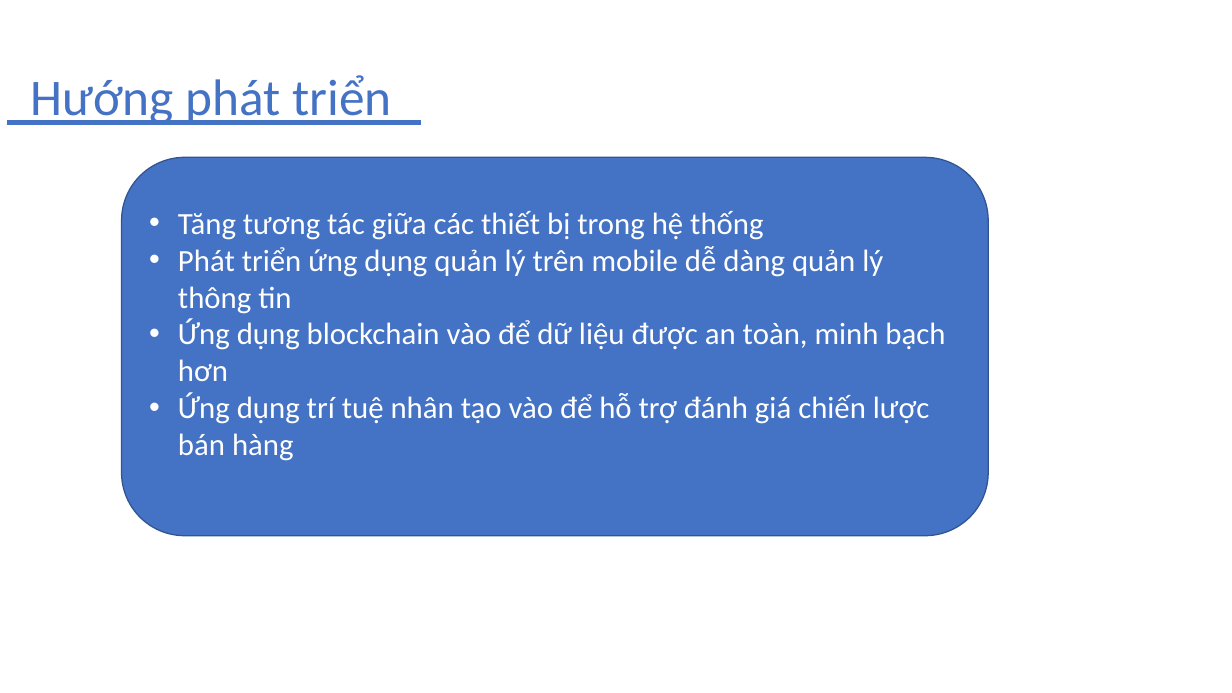
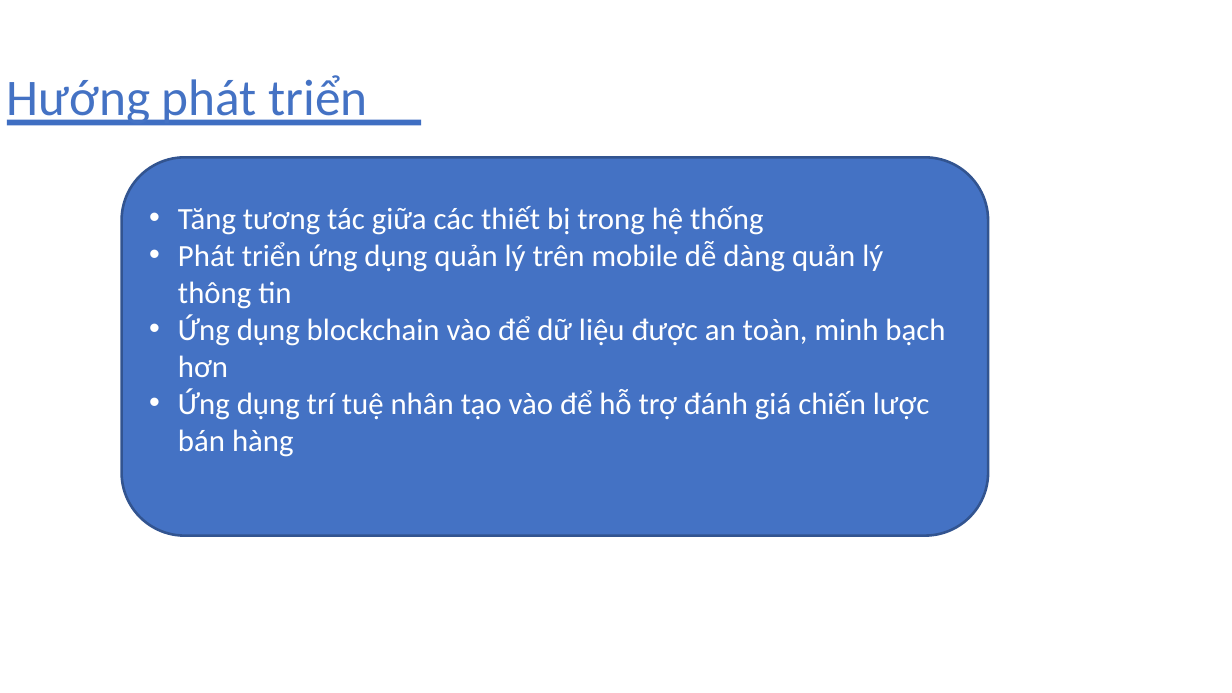
Before and after one commit to hieutran1997/delivery, a slide deck: slide 8 of documents/SlideReport.pptx. Drawn at 1232x693 pixels with LibreOffice and Linux fonts; fonts in the diff are those of the drawing; background and template pictures are left out. Boxes give left, top, right and bottom in pixels: in the first picture for what was removed or moved away, otherwise in the second. Text is boxed around its words. In the diff, an @@ line names an element or a change of style, - is before the commit and + after.

```diff
--- a/documents/SlideReport.pptx
+++ b/documents/SlideReport.pptx
@@ text "Hướng phát triển" moved from (x1=30, y1=75, x2=391, y2=125) to (x1=7, y1=75, x2=367, y2=126) @@
@@ rounded rectangle "Tăng tương tác giữa các ..." at (x1=122, y1=157, x2=989, y2=535): outline #325491 1 pt to #325491 2 pt; proportions changed @@
```
Also in this commit, not shown: 6 other slides changed, 30 other files.
